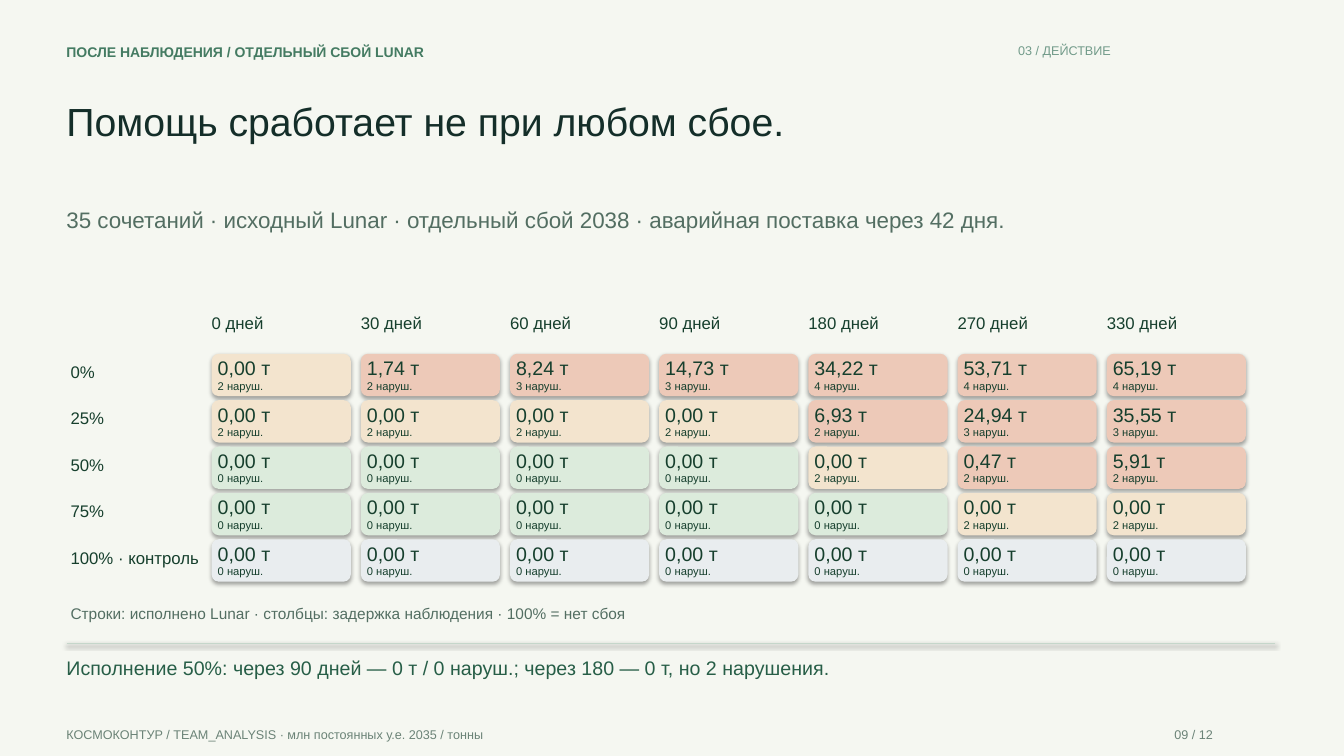
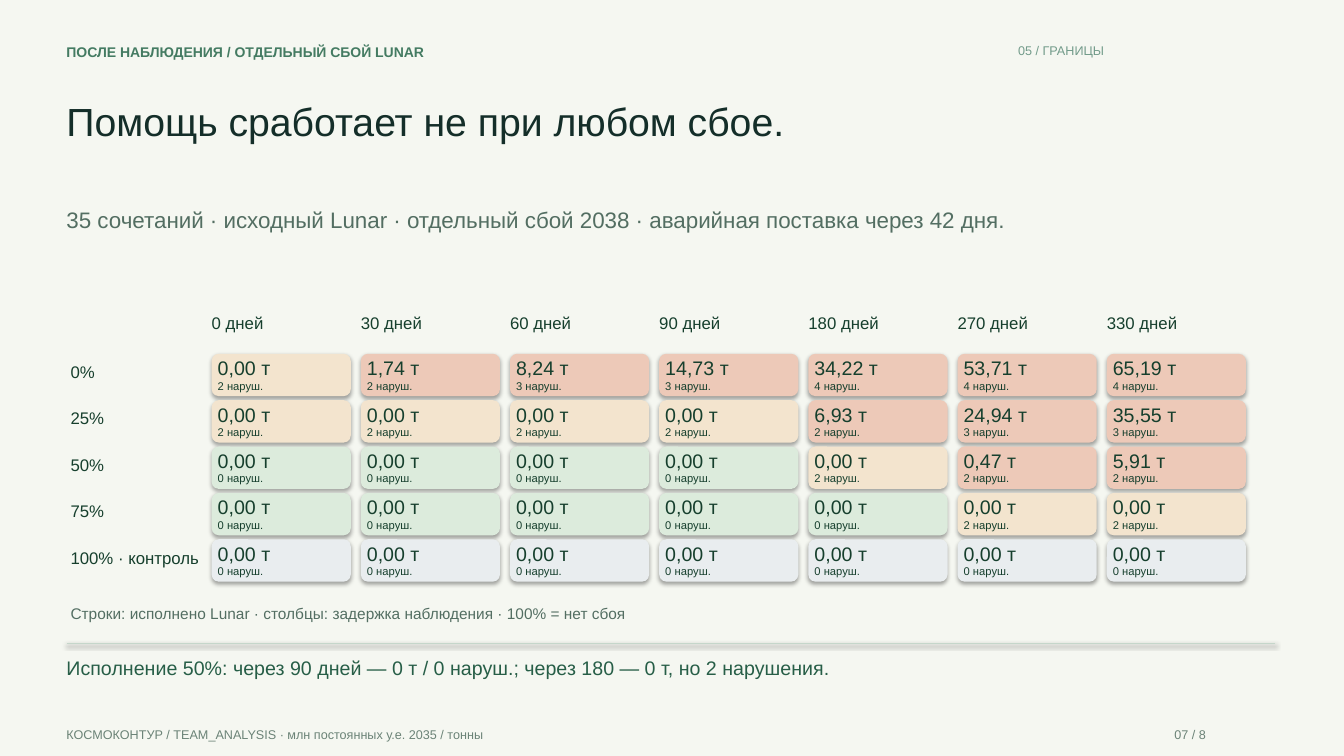
Before and after one commit to overbaffe1/CosmoH, a slide deck: slide 7 of solutions/fuel-contour/docs/PRESENTATION.pptx (slide 9 before the commit). Drawn at 1344x756 pixels with LibreOffice and Linux fonts; fonts in the diff are those of the drawing. Boxes give left, top, right and bottom in pixels: in the first picture for what was removed or moved away, otherwise in the second. Text is boxed around its words. In the diff, an @@ line names an element or a change of style, - is before the commit and + after.

```diff
--- a/solutions/fuel-contour/docs/PRESENTATION.pptx
+++ b/solutions/fuel-contour/docs/PRESENTATION.pptx
@@ text at (1018,46,1104,58): text changed @@
-03 / ДЕЙСТВИЕ
+05 / ГРАНИЦЫ
@@ text at (1174,730,1206,739): text changed @@
-09 / 12
+07 / 8
```
Also in this commit, not shown: 5 other slides changed, 2 slides added, 6 slides removed, 34 other files.
